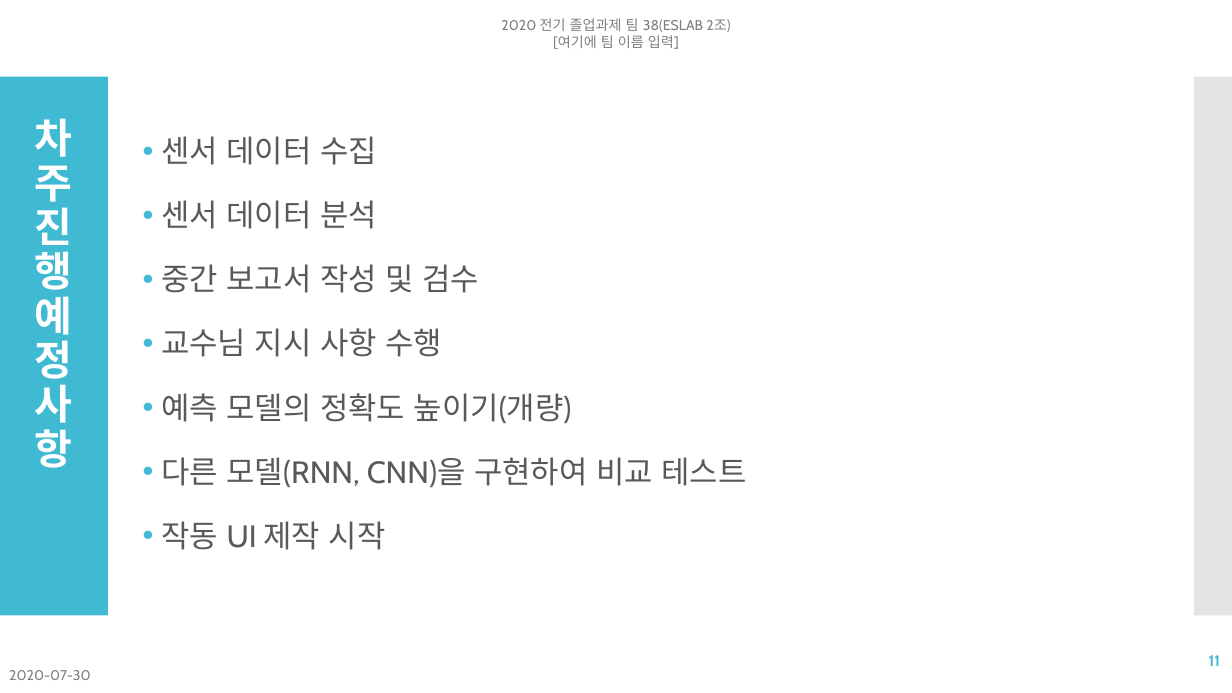
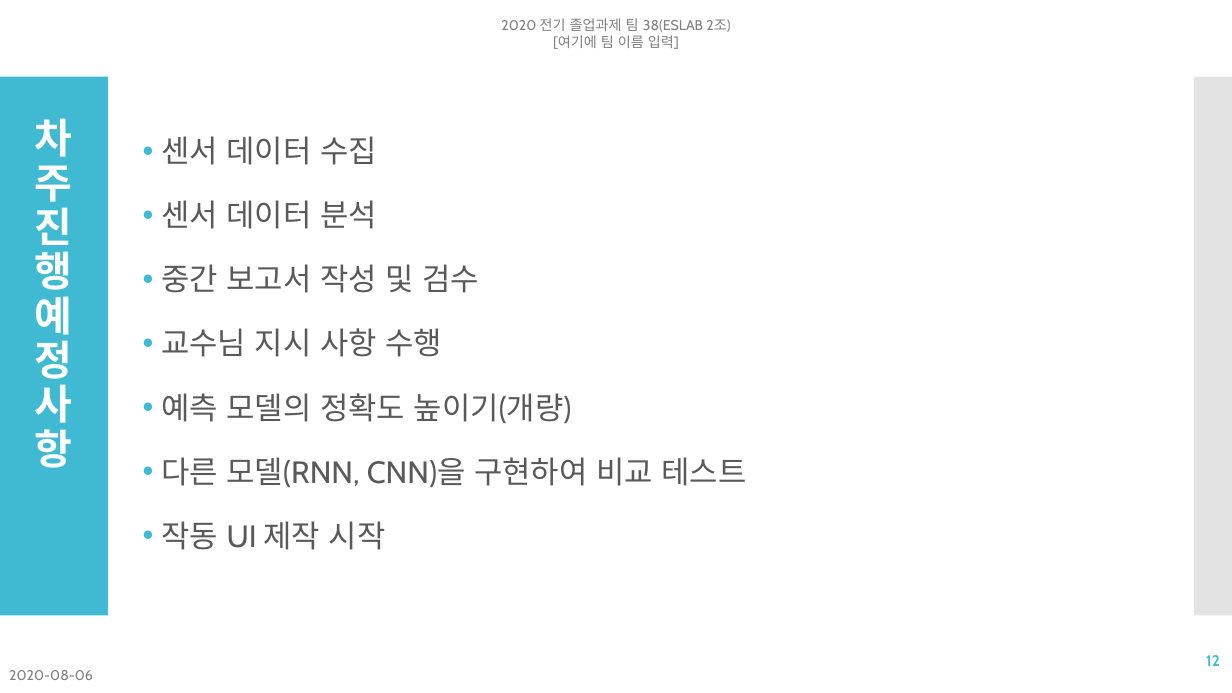
Before and after one commit to NgaAdrain/TEAM_Enter_Text_Here, a slide deck: slide 12 of Reports/발표/졸업과제 여섯번째 발표 2조.pptx (slide 11 before the commit). Drawn at 1232x693 pixels with LibreOffice and Linux fonts; fonts in the diff are those of the drawing. Boxes give left, top, right and bottom in pixels: in the first picture for what was removed or moved away, otherwise in the second. Text is boxed around its words. In the diff, an @@ line names an element or a change of style, - is before the commit and + after.

```diff
--- a/Reports/발표/졸업과제 여섯번째 발표 2조.pptx
+++ b/Reports/발표/졸업과제 여섯번째 발표 2조.pptx
@@ page number at [1206,655,1220,666]: text changed @@
-11
+12
@@ text at [9,670,93,680]: text changed @@
-2020-07-30
+2020-08-06
```
Also in this commit, not shown: 12 other slides changed, 1 slide added.
